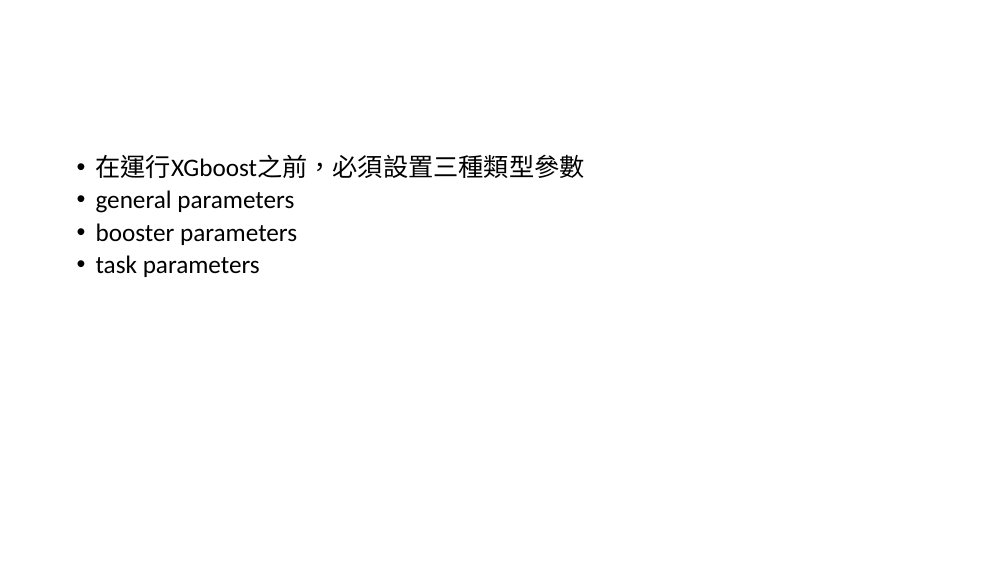
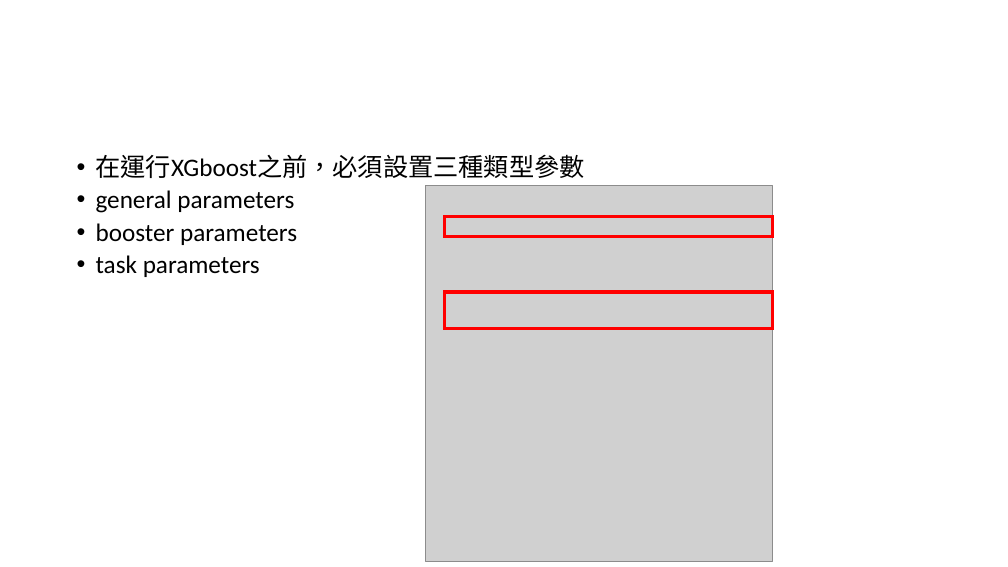
Before and after one commit to lokcyi/AI, a slide deck: slide 11 of ClassMaterial/20210308/XGBoost介紹.ppt (slide 10 before the commit). Drawn at 1008x567 pixels with LibreOffice and Linux fonts; fonts in the diff are those of the drawing; grey boxes stand for pictures. Boxes give left, top, right and bottom in pixels: in the first picture for what was removed or moved away, otherwise in the second. Text is boxed around its words. In the diff, an @@ line names an element or a change of style, - is before the commit and + after.

```diff
--- a/ClassMaterial/20210308/XGBoost介紹.ppt
+++ b/ClassMaterial/20210308/XGBoost介紹.ppt
@@ picture added at box(425, 186, 773, 561) @@
@@ rectangle added at box(444, 217, 773, 237), outline #FF0000 3 pt @@
@@ rectangle added at box(444, 292, 773, 329), outline #FF0000 3 pt @@
```
Also in this commit, not shown: 10 other slides changed, 2 slides added, 4 other files.
